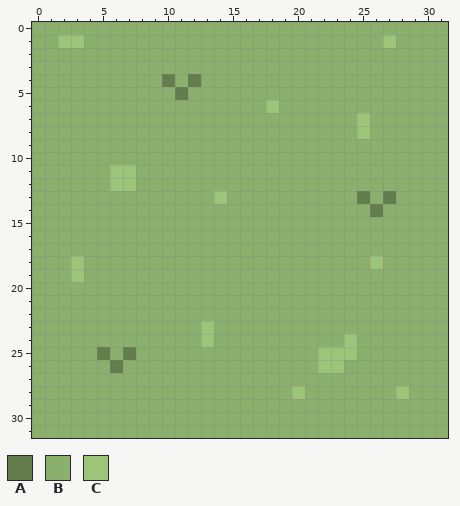
A pixel-art sprite gets an edit: resource/tile4.png. That is the earlier state.
The file is 32x32 pixels.
Palette (. is transparent): A #637d4d  B #8baf6c  C #9cc579
After:
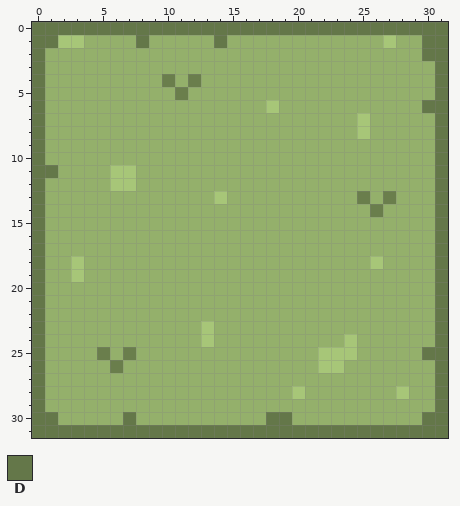
Colours new in this view: D #647749
Change:
colour A: #637d4d -> #6a7e4c
colour B: #8baf6c -> #94b06b
colour C: #9cc579 -> #a7c678
y 0: x 0..31 BBBBBBBBBBBBBBBBBBBBBBBBBBBBBBBB -> DDDDDDDDDDDDDDDDDDDDDDDDDDDDDDDD
y 1: x 0..1 BB -> DD; x 8 B -> D; x 14 B -> D; x 30..31 BB -> DD
y 2: x 0 B -> D; x 30..31 BB -> DD
y 3..5: x 0 B -> D; x 31 B -> D
y 6: x 0 B -> D; x 30..31 BB -> DD
y 7..10: x 0 B -> D; x 31 B -> D
y 11: x 0..1 BB -> DD; x 31 B -> D
y 12..24: x 0 B -> D; x 31 B -> D
y 25: x 0 B -> D; x 30..31 BB -> DD
y 26..29: x 0 B -> D; x 31 B -> D
y 30: x 0..1 BB -> DD; x 7 B -> D; x 18..19 BB -> DD; x 30..31 BB -> DD
y 31: x 0..31 BBBBBBBBBBBBBBBBBBBBBBBBBBBBBBBB -> DDDDDDDDDDDDDDDDDDDDDDDDDDDDDDDD
Pixel boxes of the changes (left, top, right, bottom) in both pictures:
changed: (32, 22, 448, 438)
